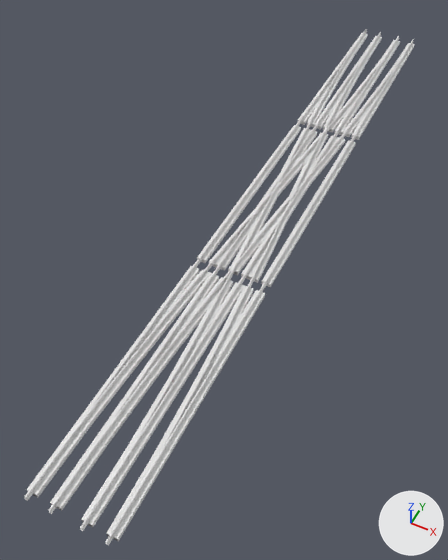
One commit to the OBJ model Resources/Meshes/10m/Elevated_Station_Node_Rail.obj: the scene before it, then after it.
Rendered twice from a 50 mm lens placed at (14.1, -40.0, 35.8), pointed at (-2.2, -7.4, -5.0). The axes (+X, +Y, +Z) are drawn at lower right. The lights are the same throughout. Where no turn or scale is listed for an object, it has been applied to the vertices.

The older version as bpy lines, for what is in view:
```python
me_elevated_station_node_rail = bpy.data.meshes.new('Elevated_Station_Node_Rail')
me_elevated_station_node_rail.from_pydata(...)  # 2521 vertices, 4023 faces; spans x -3.2..3.2, y -32.0..32.0, z -0.3..0.4
ob_elevated_station_node_rail = bpy.data.objects.new('Elevated_Station_Node_Rail', me_elevated_station_node_rail)
ob_elevated_station_node_rail.location = (0.0, 0.0, 0.0)
```
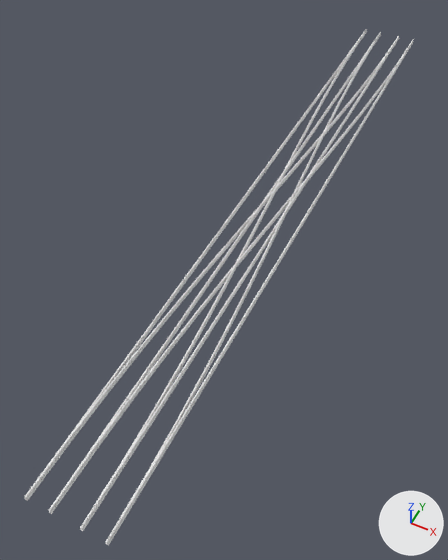
Commit message: Fixed underground station misalignment.  Fixed alignment of station to 1 way tracks

Boxes (x1, y1, x2, y2) around the edits, measured in the pictures (448 x 560 px):
'Elevated_Station_Node_Rail', reshaped: before (24, 29, 415, 545); after (24, 29, 414, 545)
part 1 of me_elevated_station_node_rail, deleted: before (27, 33, 415, 541)

The change in detail:
me_elevated_station_node_rail is used by ob_elevated_station_node_rail; location (0.0, 0.0, 0.0).
me_elevated_station_node_rail had 2521 vertices, 4023 faces and spanned x -3.2..3.2, y -32.0..32.0, z -0.3..0.4.
me_elevated_station_node_rail now has 2041 vertices, 3351 faces and spans x -2.9..2.9, y -32.0..32.0, z 0.0..0.4.
me_elevated_station_node_rail part 1: 24 loose pieces with 480 vertices, spanning x -3.2..3.2, y -31.5..31.5, z -0.3..0.1, are deleted.
